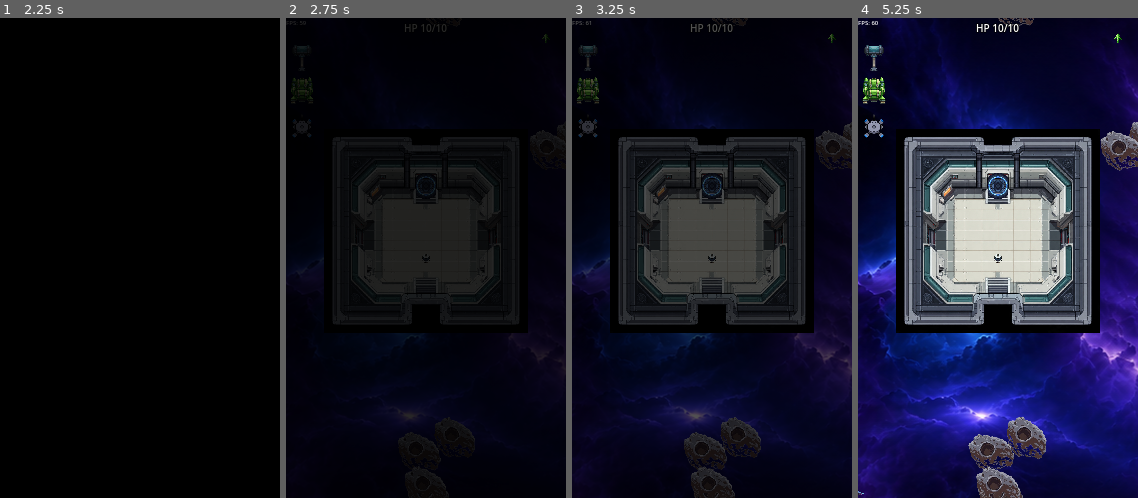
Above: before the commit, frames 1-4 (left to right).
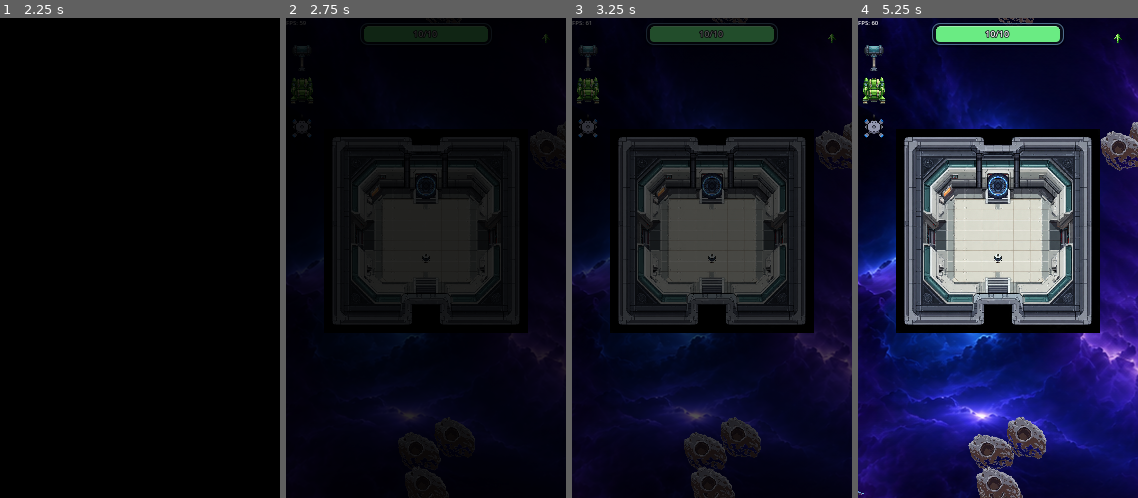
Above: after the commit, the same moments.

Repository: wildane/ShootingStar
Game: Godot game, scene res://scene/main_menu/main_menu.tscn
The game is run twice, just before and just after one commit, with the same random seed, the same clock (stepped at 60 frames per second) and the same inputs.
Inputs (mouse positions are in pixels of both pictures, inside the frame that each line leads up to):
- Up to frame 1 (2.25 s): tap Enter at 0.5, 0.6 s; move the mouse to (201, 234) at 0.52 s; hold Right 0.53-1.25 s; click (201, 234) at 0.67 s; tap Space at 0.77 s; drag from (84, 282) to (126, 354) at 1.27 s; move the mouse to (140, 186) at 2.02 s; hold Right from 2.03 s (still down); tap Backspace at 2.1 s; click (140, 186) at 2.17 s
- Up to frame 2 (2.75 s): keep holding Right
- Up to frame 3 (3.25 s): release Right at 2.75 s; drag from (698, 354) to (770, 234) at 2.77 s
- Up to frame 4 (5.25 s): move the mouse to (1082, 330) at 3.52 s; hold Left 3.53-4.25 s; tap Ctrl at 3.6 s; click (1082, 330) at 3.67 s; tap Space at 3.77 s; drag from (914, 186) to (1000, 186) at 4.27 s; move the mouse to (1012, 258) at 5.02 s; hold Down from 5.03 s (still down); tap Enter at 5.1 s; click (1012, 258) at 5.17 s

Frame 1 is identical in both runs. In frame 2, 1.3% of the frame differs, in the area x 27-73%, y 1-5%; in frame 3, 1.7%; in frame 4, 1.8%, in the area x 26-74%, y 1-6%.

Commit message:
Restyle player HP HUD as a rounded bar
Replace the plain HP text with a framed bar that changes colour as health
drops and flashes briefly when the player takes damage.

🤖 Generated with Codebuff
Co-Authored-By: Codebuff <noreply@codebuff.com>

Diff:
--- a/scene/level_3/level_3.gd
+++ b/scene/level_3/level_3.gd
@@ -26,16 +26,16 @@
 	# Elak duplikasi jika fungsi dipanggil semula
 	if canvas.has_node("PlayerHpHud"):
 		return
-	var hud := Label.new()
+	var hud := Control.new()
 	hud.name = "PlayerHpHud"
 	hud.set_script(load("res://scene/ui/PlayerHpHud.gd"))
+	hud.mouse_filter = Control.MOUSE_FILTER_IGNORE
 	# Letak di bahagian atas skrin (tengah), kekal di HUD
 	hud.set_anchors_preset(Control.PRESET_TOP_WIDE)
 	hud.offset_left = 0
 	hud.offset_right = 0
-	hud.offset_top = 2
-	hud.offset_bottom = 18
-	hud.horizontal_alignment = HORIZONTAL_ALIGNMENT_CENTER
+	hud.offset_top = 3
+	hud.offset_bottom = 29
 	canvas.add_child(hud)
 
 # Membina lapisan hitam pekat di awal game
--- a/scene/ui/PlayerHpHud.gd
+++ b/scene/ui/PlayerHpHud.gd
@@ -1,28 +1,140 @@
-extends Label
+extends Control
 
-## Paparan HP pemain kekal di bahagian atas skrin.
+## HUD HP pemain kekal di bahagian atas skrin:
+## kotak gelap bulat + bar berwarna + teks "7/10".
+
+const SAIZ_PANEL: Vector2 = Vector2(132.0, 22.0)
+const JIDAR_BAR: float = 4.0
+
+const WARNA_SIHAT: Color = Color(0.42, 0.93, 0.52)
+const WARNA_SEDERHANA: Color = Color(1.0, 0.78, 0.28)
+const WARNA_KRITIKAL: Color = Color(1.0, 0.32, 0.32)
+const WARNA_LATAR: Color = Color(0.05, 0.07, 0.12, 0.72)
+const WARNA_JIDAR: Color = Color(0.55, 0.78, 0.95, 0.55)
+
+var _panel: Panel
+var _bar: ProgressBar
+var _teks: Label
+
+var _nisbah_semasa: float = -1.0
+var _tween_bar: Tween = null
+var _tween_kilat: Tween = null
 
 func _ready() -> void:
-	# Gaya asas supaya jelas di atas permainan
-	horizontal_alignment = HORIZONTAL_ALIGNMENT_CENTER
-	vertical_alignment = VERTICAL_ALIGNMENT_CENTER
-	add_theme_font_size_override("font_size", 10)
-	add_theme_color_override("font_color", Color(1, 1, 1, 1))
-	add_theme_color_override("font_outline_color", Color(0, 0, 0, 1))
-	add_theme_constant_override("outline_size", 3)
-	text = "HP --/--"
+	mouse_filter = Control.MOUSE_FILTER_IGNORE
+	_bina()
+
+func _bina() -> void:
+	var tengah := CenterContainer.new()
+	tengah.mouse_filter = Control.MOUSE_FILTER_IGNORE
+	tengah.set_anchors_and_offsets_preset(Control.PRESET_FULL_RECT)
+	add_child(tengah)
+
+	_panel = Panel.new()
+	_panel.custom_minimum_size = SAIZ_PANEL
+	_panel.mouse_filter = Control.MOUSE_FILTER_IGNORE
+	_panel.add_theme_stylebox_override("panel", _gaya_panel())
+	tengah.add_child(_panel)
+
+	_bar = ProgressBar.new()
+	_bar.mouse_filter = Control.MOUSE_FILTER_IGNORE
+	_bar.show_percentage = false
+	_bar.min_value = 0.0
+	_bar.max_value = 1.0
+	_bar.step = 0.0
+	_bar.value = 1.0
+	_bar.add_theme_stylebox_override("background", _gaya_trek())
+	_bar.add_theme_stylebox_override("fill", _gaya_isian(WARNA_SIHAT))
+	_bar.set_anchors_and_offsets_preset(Control.PRESET_FULL_RECT)
+	_bar.offset_left = JIDAR_BAR
+	_bar.offset_top = JIDAR_BAR - 1.0
+	_bar.offset_right = -JIDAR_BAR
+	_bar.offset_bottom = -JIDAR_BAR + 1.0
+	_panel.add_child(_bar)
+
+	_teks = Label.new()
+	_teks.mouse_filter = Control.MOUSE_FILTER_IGNORE
+	_teks.horizontal_alignment = HORIZONTAL_ALIGNMENT_CENTER
+	_teks.vertical_alignment = VERTICAL_ALIGNMENT_CENTER
+	_teks.add_theme_font_size_override("font_size", 9)
+	_teks.add_theme_color_override("font_color", Color(1, 1, 1, 1))
+	_teks.add_theme_color_override("font_outline_color", Color(0.02, 0.03, 0.06, 1))
+	_teks.add_theme_constant_override("outline_size", 3)
+	_teks.text = "--/--"
+	_teks.set_anchors_and_offsets_preset(Control.PRESET_FULL_RECT)
+	_panel.add_child(_teks)
+
+func _gaya_panel() -> StyleBoxFlat:
+	var gaya := StyleBoxFlat.new()
+	gaya.bg_color = WARNA_LATAR
+	gaya.set_corner_radius_all(7)
+	gaya.set_border_width_all(1)
+	gaya.border_color = WARNA_JIDAR
+	gaya.shadow_color = Color(0, 0, 0, 0.45)
+	gaya.shadow_size = 2
+	gaya.shadow_offset = Vector2(0, 1)
+	return gaya
+
+func _gaya_trek() -> StyleBoxFlat:
+	var gaya := StyleBoxFlat.new()
+	gaya.bg_color = Color(0.0, 0.0, 0.0, 0.55)
+	gaya.set_corner_radius_all(4)
+	return gaya
+
+func _gaya_isian(warna: Color) -> StyleBoxFlat:
+	var gaya := StyleBoxFlat.new()
+	gaya.bg_color = warna
+	gaya.set_corner_radius_all(4)
+	gaya.border_width_top = 1
+	gaya.border_color = warna.lightened(0.35)
+	return gaya
+
+func _warna_untuk(nisbah: float) -> Color:
+	if nisbah > 0.6:
+		return WARNA_SIHAT
+	elif nisbah > 0.3:
+		return WARNA_SEDERHANA
+	return WARNA_KRITIKAL
 
 func _process(_delta: float) -> void:
 	var player := get_tree().get_first_node_in_group("Player")
 	if not is_instance_valid(player):
-		text = "HP --/--"
+		_set_nisbah(0.0, "--/--")
 		return
 
 	var hc: Node = player.get_node_or_null("HealthComponent")
 	if hc == null or not ("hp" in hc) or not ("max_hp" in hc):
-		text = "HP --/--"
+		_set_nisbah(0.0, "--/--")
 		return
 
 	var hp_sekarang: int = max(int(hc.hp), 0)
-	var hp_maks: int = int(hc.max_hp)
-	text = "HP %d/%d" % [hp_sekarang, hp_maks]
+	var hp_maks: int = max(int(hc.max_hp), 1)
+	var nisbah := clampf(float(hp_sekarang) / float(hp_maks), 0.0, 1.0)
+	_set_nisbah(nisbah, "%d/%d" % [hp_sekarang, hp_maks])
+
+func _set_nisbah(nisbah: float, teks: String) -> void:
+	var berubah := not is_equal_approx(nisbah, _nisbah_semasa)
+	if teks != _teks.text:
+		_teks.text = teks
+
+	if not berubah:
+		return
+
+	# Kilat lembut bila HP turun (kena damage)
+	if _nisbah_semasa >= 0.0 and nisbah < _nisbah_semasa:
+		_kilat()
+
+	_nisbah_semasa = nisbah
+	_bar.add_theme_stylebox_override("fill", _gaya_isian(_warna_untuk(nisbah)))
+
+	if _tween_bar and _tween_bar.is_valid():
+		_tween_bar.kill()
+	_tween_bar = create_tween()
+	_tween_bar.tween_property(_bar, "value", nisbah, 0.18).set_trans(Tween.TRANS_CUBIC).set_ease(Tween.EASE_OUT)
+
+func _kilat() -> void:
+	if _tween_kilat and _tween_kilat.is_valid():
+		_tween_kilat.kill()
+	_panel.modulate = Color(1.6, 1.6, 1.6, 1.0)
+	_tween_kilat = create_tween()
+	_tween_kilat.tween_property(_panel, "modulate", Color.WHITE, 0.22)
